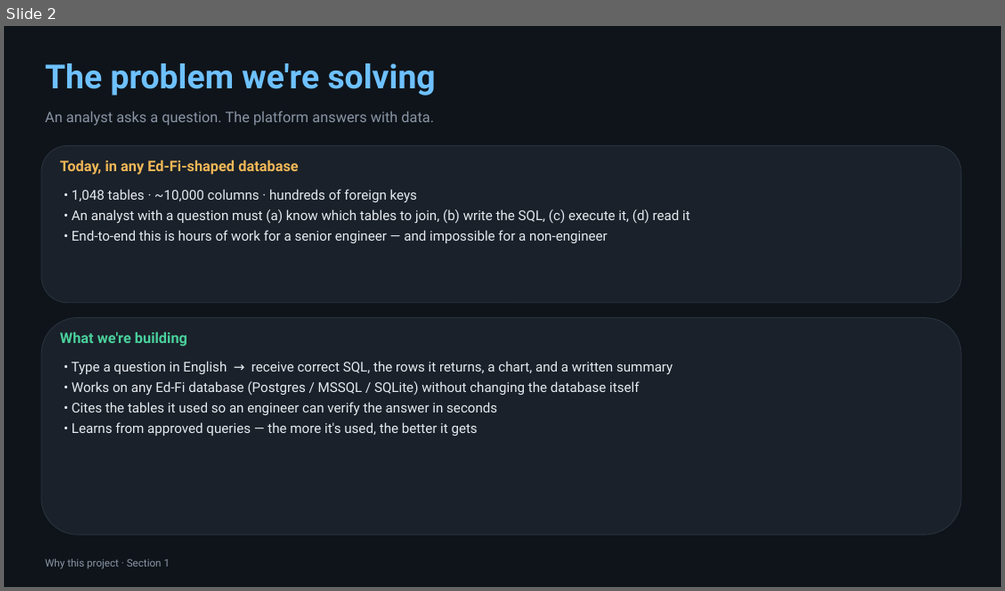
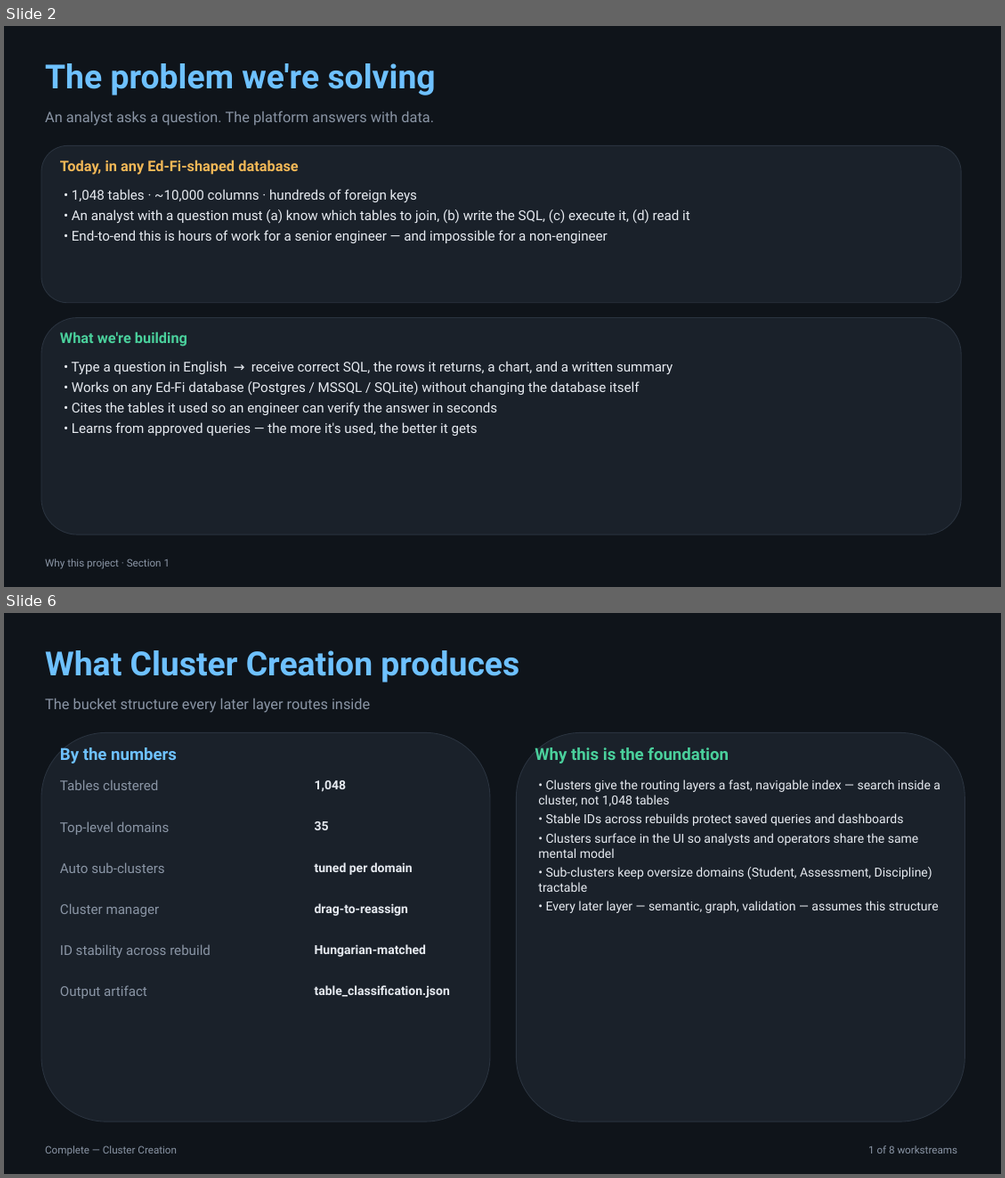
Before and after one commit to bharatmohanthakur/heavy_text2sql, a slide deck: docs/architecture_deck.pptx. Shown one above the other, each under a label of ours: slide 2 before the commit, slides 2 and 6 after it; the slides between them are not shown. The pictures are 1005x591 and 1005x1178 pixels, drawn with LibreOffice and Linux fonts; fonts in the diff are those of the drawing. Boxes give left, top, right and bottom in pixels: in the first picture for what was removed or moved away, otherwise in the second. Text is boxed around its words. In the diff, an @@ line names an element or a change of style, - is before the commit and + after.

```diff
--- a/docs/architecture_deck.pptx
+++ b/docs/architecture_deck.pptx
@@ slide 6 added at (4, 613, 1001, 1174), background #0F141A @@
@@ text added at (45, 650, 519, 682), 32 pt, text #6EC1FF, bold @@
+What Cluster Creation produces
@@ text added at (45, 698, 370, 713), 14 pt, text #8A95A5 @@
+The bucket structure every later layer routes inside
@@ rounded rectangle added at (41, 732, 490, 1121), fill #1A212A, outline #2A333F 0.75 pt @@
@@ rounded rectangle added at (517, 732, 965, 1121), fill #1A212A, outline #2A333F 0.75 pt @@
@@ text added at (60, 747, 177, 763), 16 pt, text #6EC1FF, bold @@
+By the numbers
@@ text added at (534, 747, 728, 763), 16 pt, text #4AD09C, bold @@
+Why this is the foundation
@@ text added at (60, 779, 158, 790), 13 pt, text #8A95A5 @@
+Tables clustered
@@ text added at (315, 780, 346, 792), 12 pt, text #E6EAF0, bold @@
+1,048
@@ text added at (538, 779, 940, 913), 12 pt, text #E6EAF0 @@
+• Clusters give the routing layers a fast, navigable index — search inside a cluster, not 1,048 tables
+• Stable IDs across rebuilds protect saved queries and dashboards
+• Clusters surface in the UI so analysts and operators share the same mental model
+• Sub-clusters keep oversize domains (Student, Assessment, Discipline) tractable
+• Every later layer — semantic, graph, validation — assumes this structure
@@ text added at (60, 821, 170, 835), 13 pt, text #8A95A5 @@
+Top-level domains
@@ text added at (315, 821, 329, 830), 12 pt, text #E6EAF0, bold @@
+35
@@ text added at (60, 862, 164, 873), 13 pt, text #8A95A5 @@
+Auto sub-clusters
@@ text added at (315, 862, 413, 875), 12 pt, text #E6EAF0, bold @@
+tuned per domain
@@ text added at (60, 903, 160, 916), 13 pt, text #8A95A5 @@
+Cluster manager
@@ text added at (315, 903, 408, 916), 12 pt, text #E6EAF0, bold @@
+drag-to-reassign
@@ text added at (60, 944, 210, 957), 13 pt, text #8A95A5 @@
+ID stability across rebuild
@@ text added at (315, 944, 426, 957), 12 pt, text #E6EAF0, bold @@
+Hungarian-matched
@@ text added at (60, 985, 147, 998), 13 pt, text #8A95A5 @@
+Output artifact
@@ text added at (315, 985, 450, 997), 12 pt, text #E6EAF0, bold @@
+table_classification.json
@@ text added at (45, 1145, 177, 1155), 10 pt, text #8A95A5 @@
+Complete — Cluster Creation
@@ text added at (868, 1145, 958, 1153), 10 pt, text #8A95A5 @@
+1 of 8 workstreams
```
Also in this commit, not shown: 10 slides changed, 1 other slide added, 1 other file.
